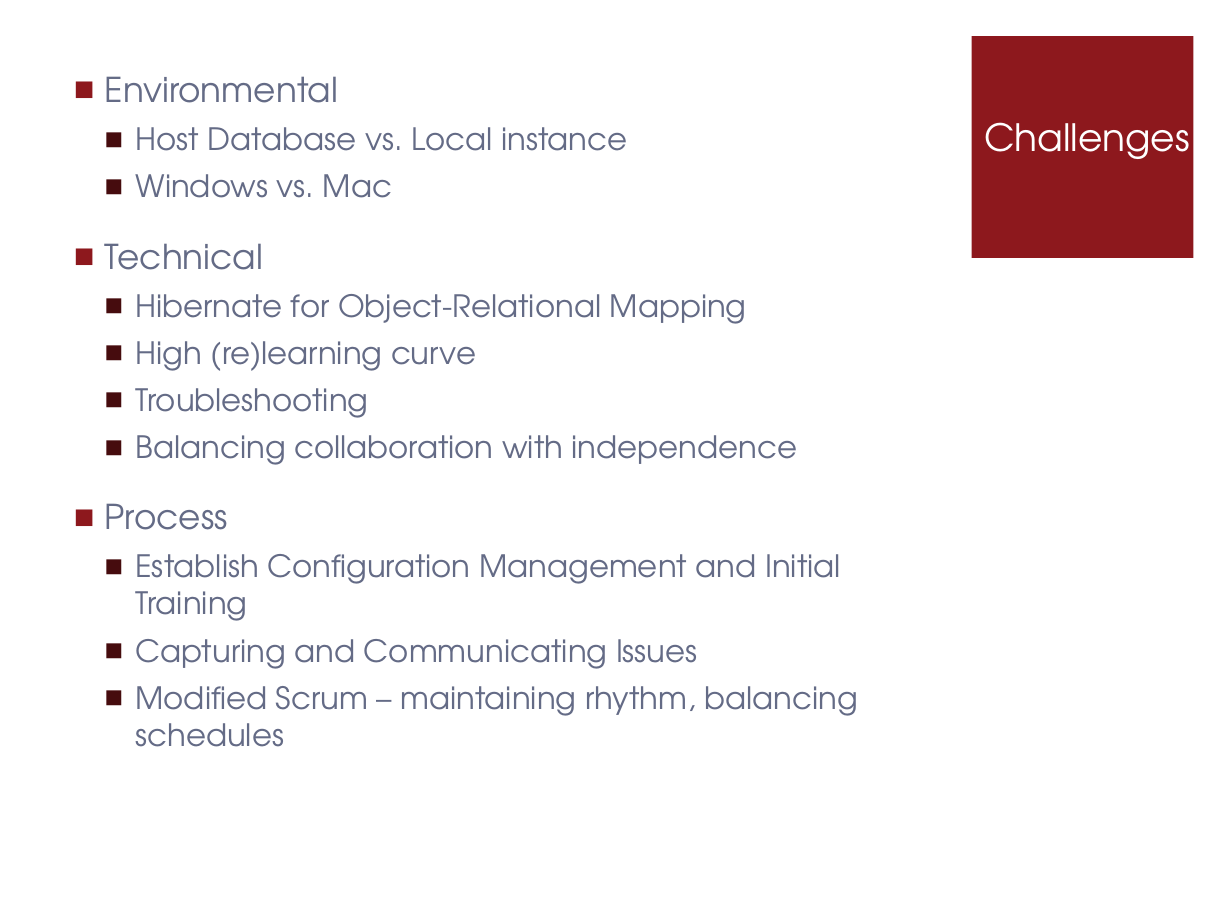
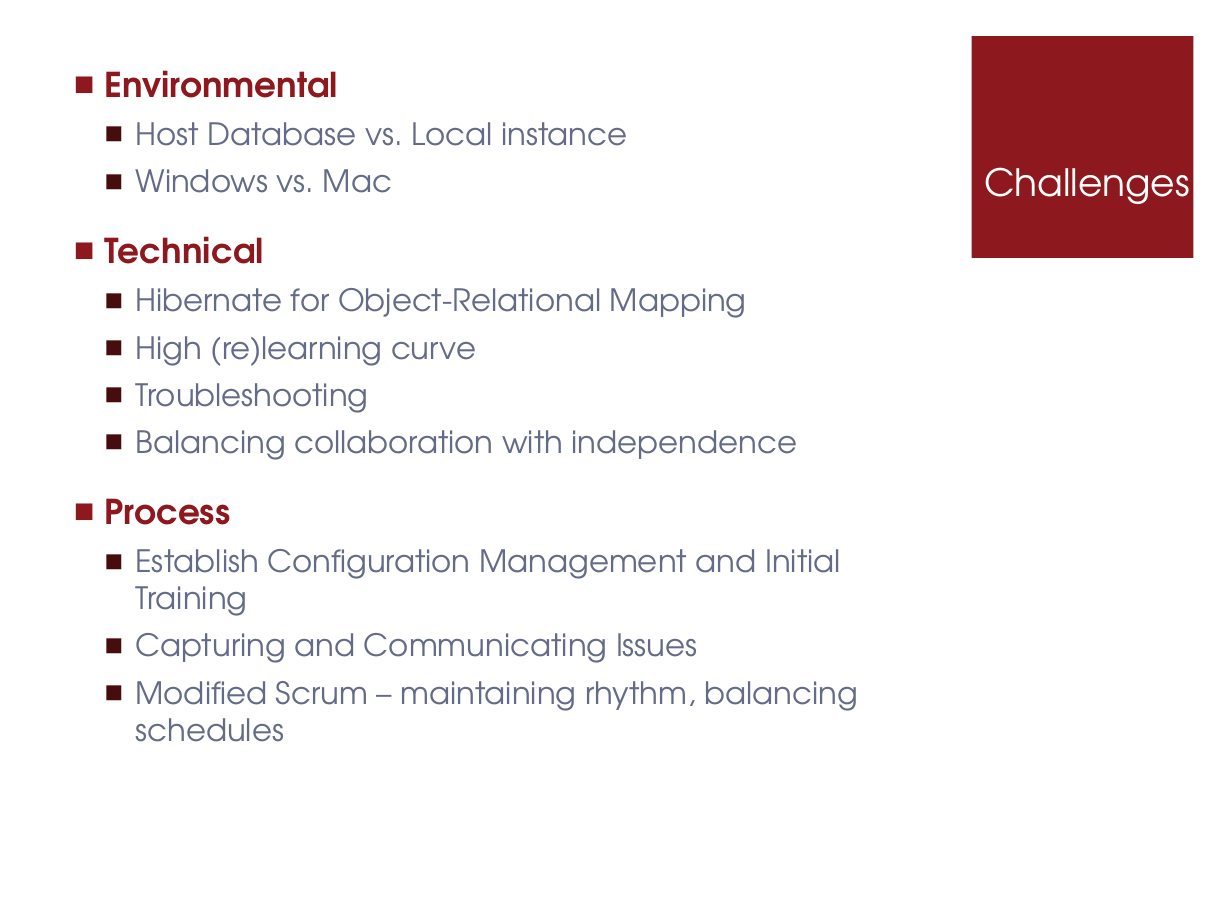
Before and after one commit to pganesan/schedu-elp, a slide deck: slide 10 of docs/Presentation_TeamGamma.pptx. Drawn at 1232x924 pixels with LibreOffice and Linux fonts; fonts in the diff are those of the drawing. Boxes give left, top, right and bottom in pixels: in the first picture for what was removed or moved away, otherwise in the second. Text is boxed around its words. In the diff, an @@ line names an element or a change of style, - is before the commit and + after.

```diff
--- a/docs/Presentation_TeamGamma.pptx
+++ b/docs/Presentation_TeamGamma.pptx
@@ text at (105, 70, 338, 525): text colour #646B86 to #8D181D, bold on in "Environmental", "Technical", "Process" @@
@@ title "Challenges": place and size @@
-title "Challenges" at (984, 122, 1190, 159)
+title "Challenges" at (984, 167, 1190, 204)
```
Also in this commit, not shown: 5 other slides changed, 2 slides added, 2 slides removed, 1 other file.
